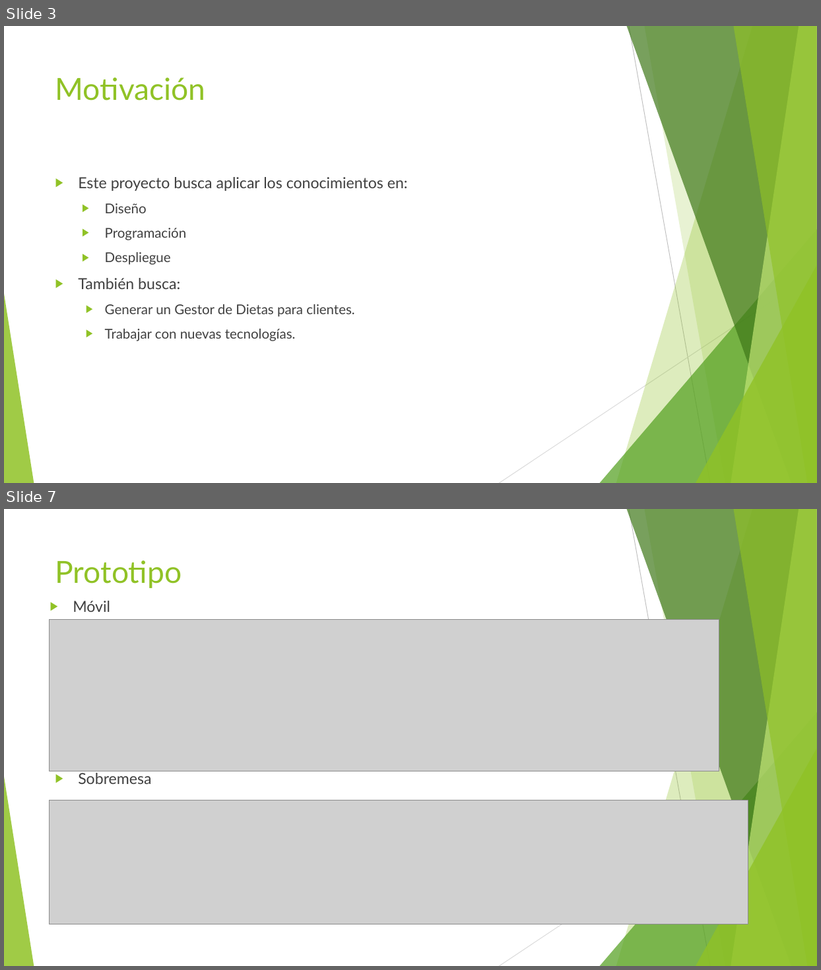
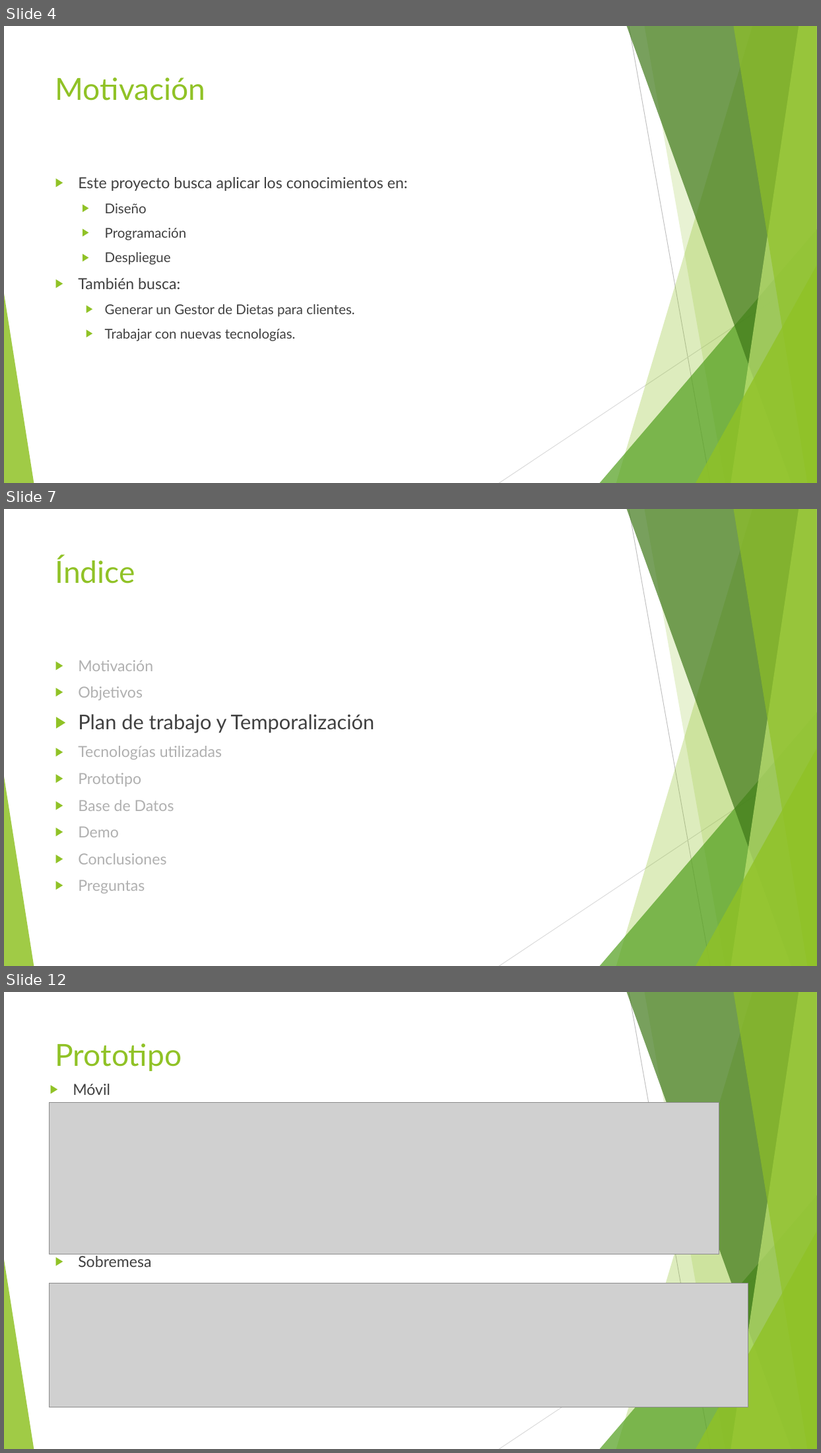
Before and after one commit to AlVelRap/dietario, a slide deck: Presentacion y memorias/Gestor de Dietas.pptx. Shown one above the other, each under a label of ours: slides 3 and 7 before the commit, slides 4, 7 and 12 after it; the slides between them are not shown. The pictures are 821x970 and 821x1453 pixels, drawn with LibreOffice and Linux fonts; fonts in the diff are those of the drawing; grey boxes stand for pictures. Boxes give left, top, right and bottom in pixels: in the first picture for what was removed or moved away, otherwise in the second. Text is boxed around its words. In the diff, an @@ line names an element or a change of style, - is before the commit and + after.

```diff
--- a/Presentacion y memorias/Gestor de Dietas.pptx
+++ b/Presentacion y memorias/Gestor de Dietas.pptx
@@ slide 7 added at box(4, 509, 817, 966), background #FFFFFF; not listed: 10 template elements that a slide beside it also shows @@
@@ title added at box(55, 557, 135, 584), 36 pt, text #90C226 @@
+Índice
@@ text added at box(78, 660, 375, 894), 18 pt, text #B0B0B0 @@
+▶ Motivación
+▶ Objetivos
+▶ Plan de trabajo y Temporalización
+▶ Tecnologías utilizadas
+▶ Prototipo
+▶ Base de Datos
+▶ Demo
+▶ Conclusiones
+▶ Preguntas
@@ what was slide 3 is now slide 4 @@
@@ what was slide 7 is now slide 12 @@
```
Also in this commit, not shown: 6 slides changed, 8 other slides added, 5 other files.
